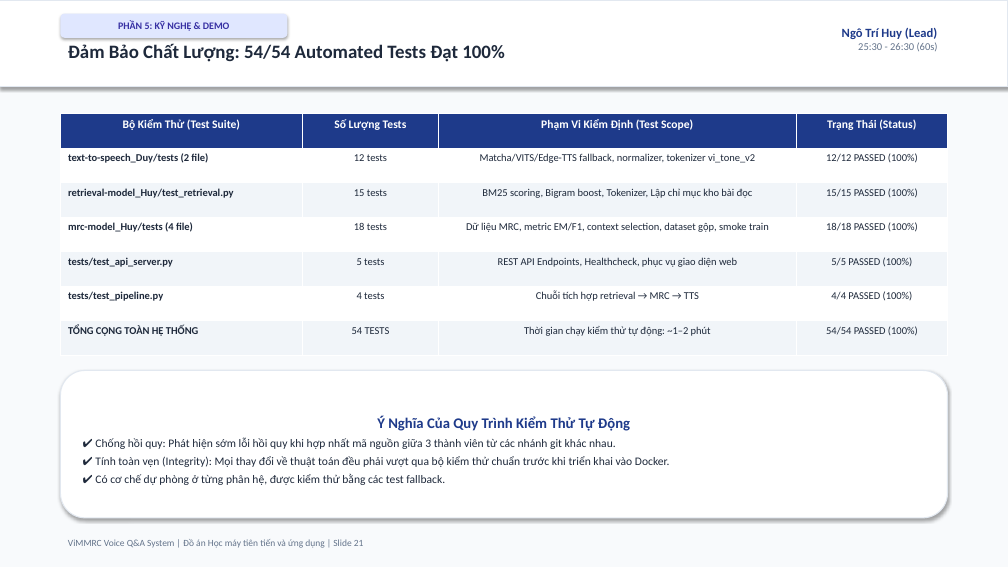
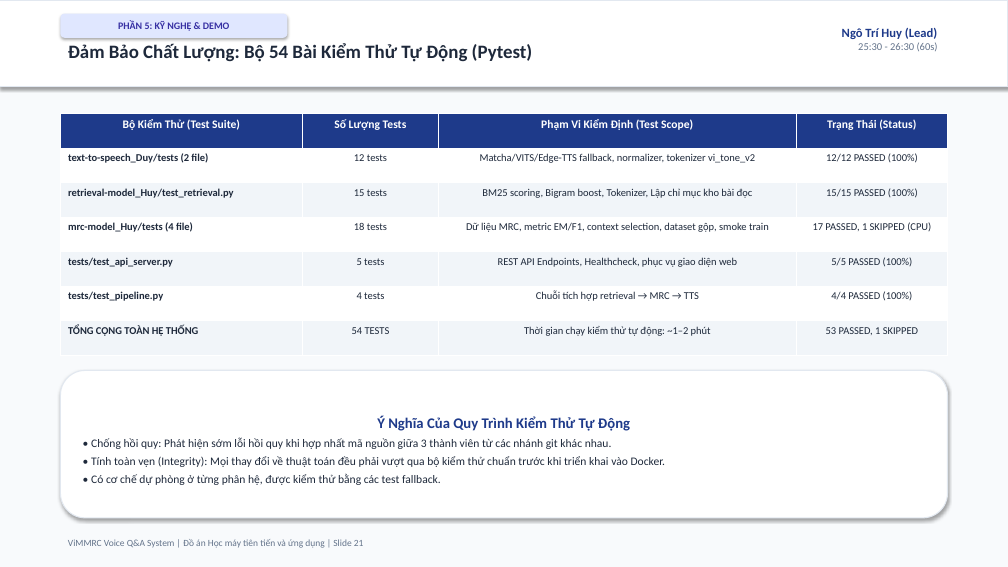
Before and after one commit to ngohuy04022000/vimmrc-qa-voice, a slide deck: slide 21 of docs/ViMMRC_Presentation_30min.pptx. Drawn at 1008x567 pixels with LibreOffice and Linux fonts; fonts in the diff are those of the drawing. Boxes give left, top, right and bottom in pixels: in the first picture for what was removed or moved away, otherwise in the second. Text is boxed around its words. In the diff, an @@ line names an element or a change of style, - is before the commit and + after.

```diff
--- a/docs/ViMMRC_Presentation_30min.pptx
+++ b/docs/ViMMRC_Presentation_30min.pptx
@@ text at (x1=68, y1=43, x2=533, y2=62): text changed @@
-Đảm Bảo Chất Lượng: 54/54 Automated Tests Đạt 100%
+Đảm Bảo Chất Lượng: Bộ 54 Bài Kiểm Thử Tự Động (Pytest)
@@ table at (x1=60, y1=113, x2=948, y2=355) @@
-row 4, column 4: 18/18 PASSED (100%)
+row 4, column 4: 17 PASSED, 1 SKIPPED (CPU)
-row 7, column 4: 54/54 PASSED (100%)
+row 7, column 4: 53 PASSED, 1 SKIPPED
@@ text in rounded rectangle at (x1=91, y1=437, x2=666, y2=485): text changed @@
-✔ Chống hồi quy: Phát hiện sớm lỗi hồi quy khi hợp nhất mã nguồn giữa 3 thành viên từ các nhánh git khác nhau.
-✔ Tính toàn vẹn (Integrity): Mọi thay đổi về thuật toán đều phải vượt qua bộ kiểm thử chuẩn trước khi triển khai vào Docker.
-✔ Có cơ chế dự phòng ở từng phân hệ, được kiểm thử bằng các test fallback.
+• Chống hồi quy: Phát hiện sớm lỗi hồi quy khi hợp nhất mã nguồn giữa 3 thành viên từ các nhánh git khác nhau.
+• Tính toàn vẹn (Integrity): Mọi thay đổi về thuật toán đều phải vượt qua bộ kiểm thử chuẩn trước khi triển khai vào Docker.
+• Có cơ chế dự phòng ở từng phân hệ, được kiểm thử bằng các test fallback.
```
Also in this commit, not shown: 19 other slides changed, 24 other files.
